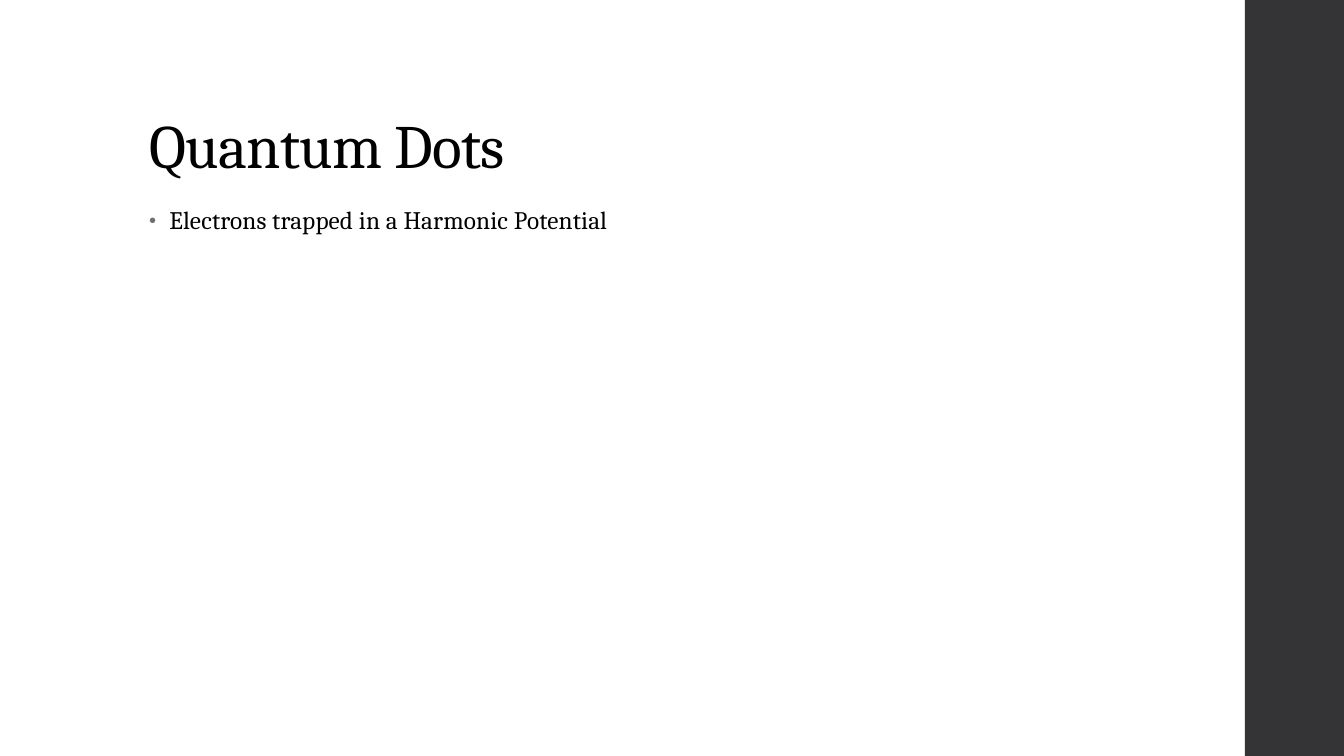
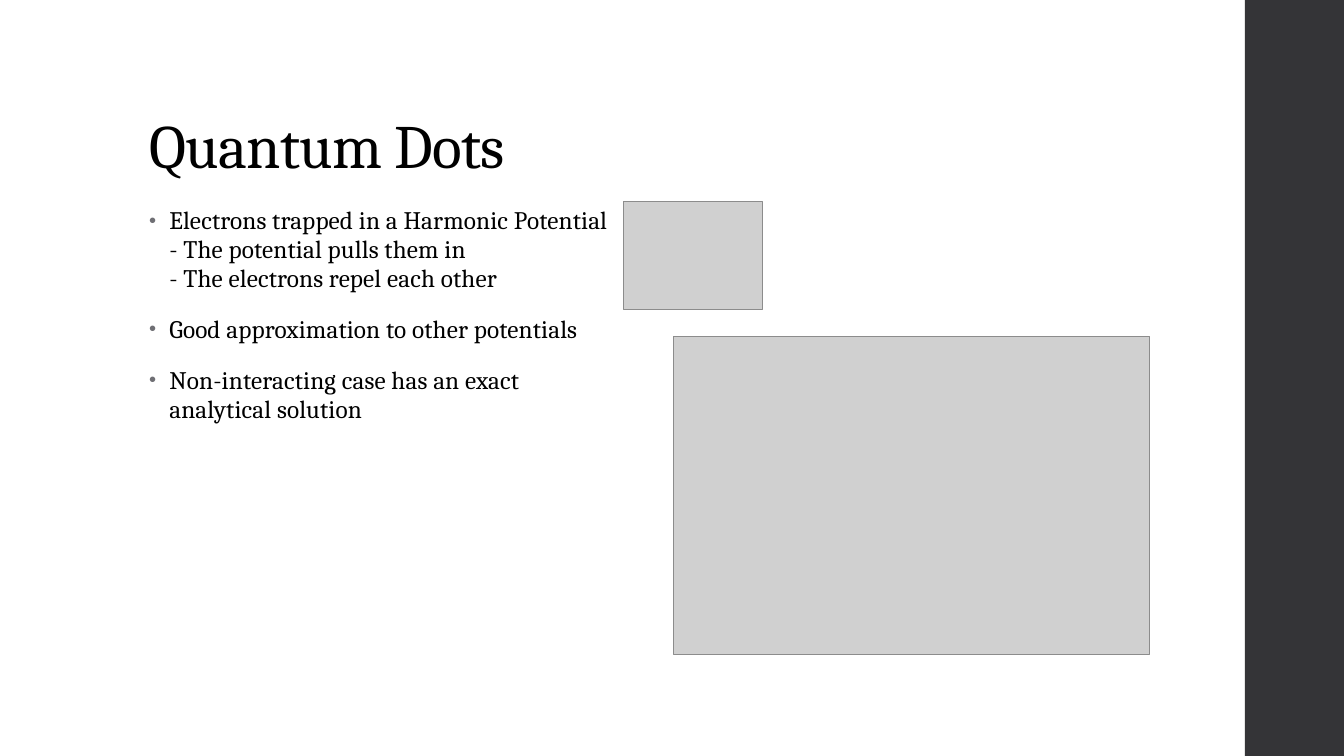
Before and after one commit to KarlHenrik/ComputationalPhysicsMaster, a slide deck: slide 3 of Thesis/Thesis Presentation.pptx (slide 2 before the commit). Drawn at 1344x756 pixels with LibreOffice and Linux fonts; fonts in the diff are those of the drawing; grey boxes stand for pictures. Boxes give left, top, right and bottom in pixels: in the first picture for what was removed or moved away, otherwise in the second. Text is boxed around its words. In the diff, an @@ line names an element or a change of style, - is before the commit and + after.

Commit message:
more progress on presentation

```diff
--- a/Thesis/Thesis Presentation.pptx
+++ b/Thesis/Thesis Presentation.pptx
@@ picture added at (x1=623, y1=202, x2=762, y2=310) @@
@@ text at (x1=169, y1=211, x2=607, y2=424): text changed @@
-• Electrons trapped in a Harmonic Potential
+• Electrons trapped in a Harmonic Potential
+  - The potential pulls them in
+  - The electrons repel each other
+• Good approximation to other potentials
+• Non-interacting case has an exact analytical solution
@@ picture added at (x1=674, y1=337, x2=1150, y2=654) @@
```
Also in this commit, not shown: 5 other slides changed, 2 slides added, 2 slides removed, 3 other files.
